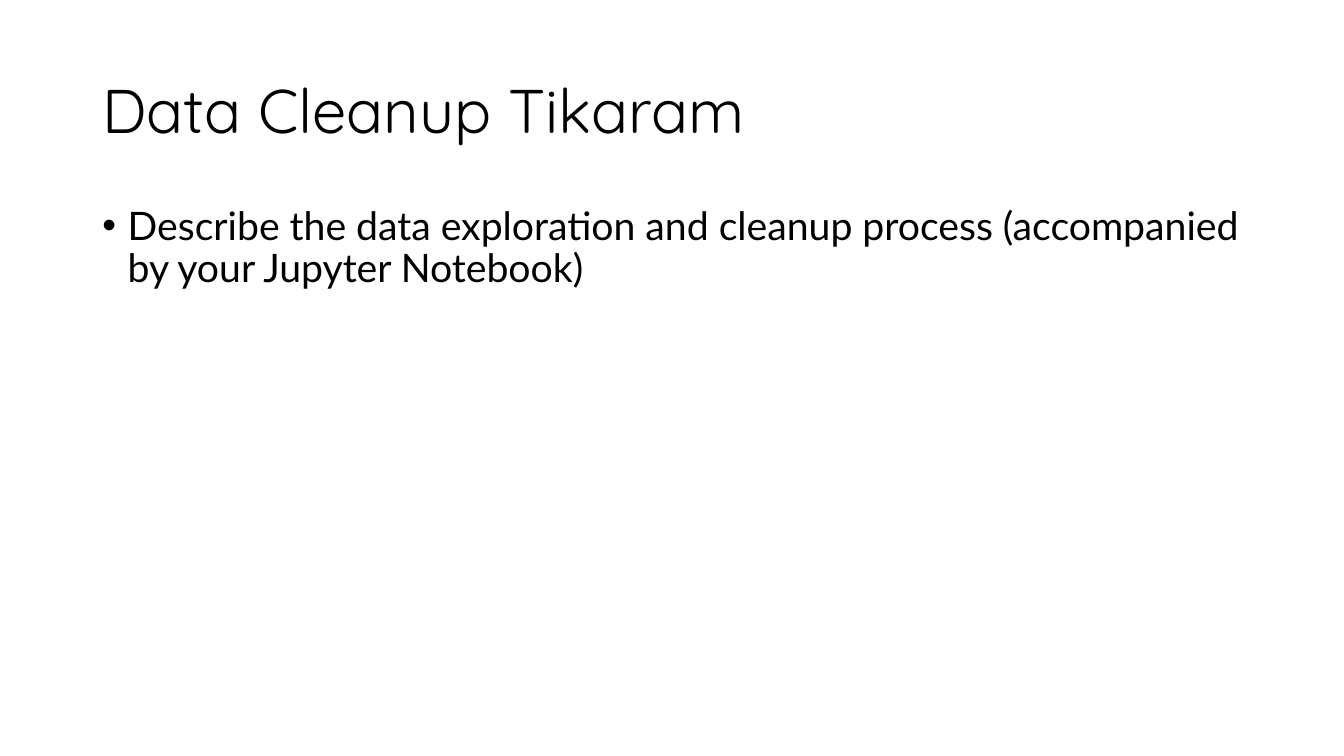
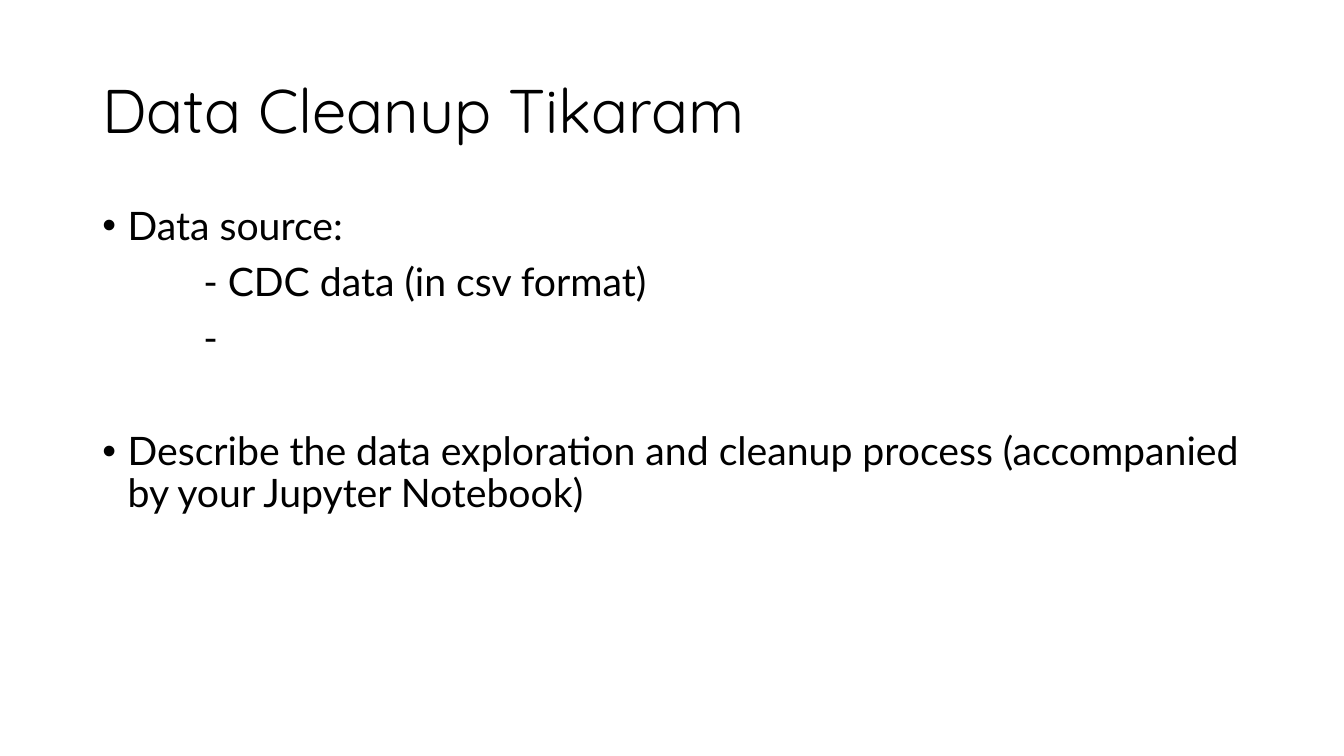
Before and after one commit to KristianSHamilton/CovidVaccinationInCalifornia, a slide deck: slide 14 of Project_1_presentation.pptx. Drawn at 1344x756 pixels with LibreOffice and Linux fonts; fonts in the diff are those of the drawing. Boxes give left, top, right and bottom in pixels: in the first picture for what was removed or moved away, otherwise in the second. Text is boxed around its words. In the diff, an @@ line names an element or a change of style, - is before the commit and + after.

```diff
--- a/Project_1_presentation.pptx
+++ b/Project_1_presentation.pptx
@@ text at [128, 212, 646, 302]: paragraphs added @@
+• Data source:
+- CDC data (in csv format)
+-
```
Also in this commit, not shown: 2 other slides changed.
